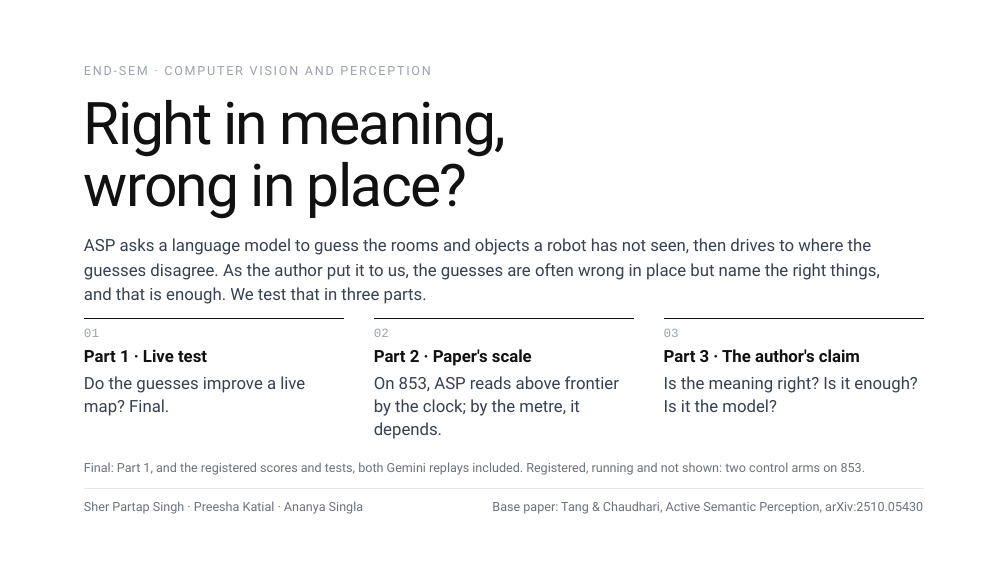
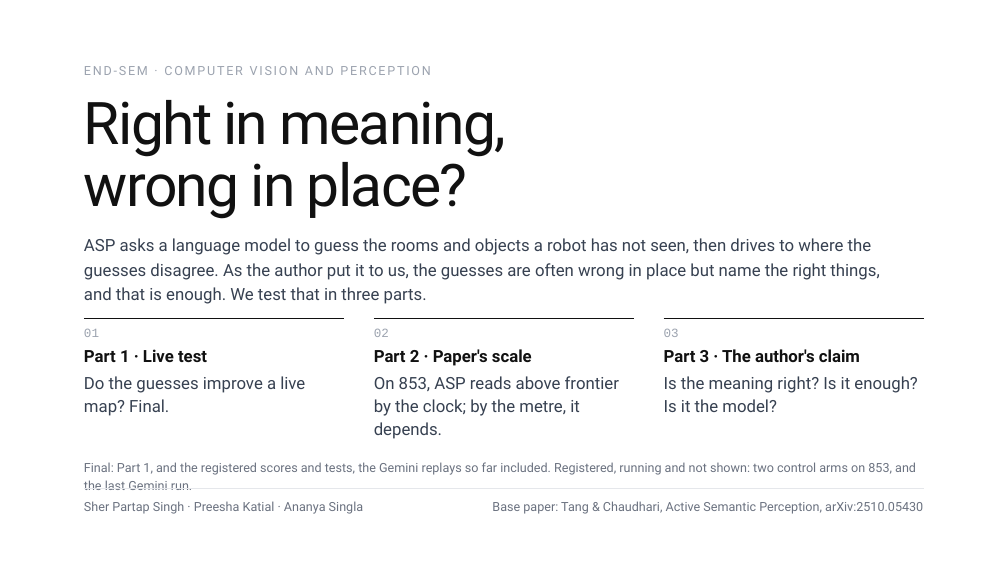
Before and after one commit to Sher110106/validity-aware-active-semantic-exploration, a slide deck: slide 1 of docs/endsem_2026-11/ASP_Endsem.pptx. Drawn at 1008x567 pixels with LibreOffice and Linux fonts; fonts in the diff are those of the drawing. Boxes give left, top, right and bottom in pixels: in the first picture for what was removed or moved away, otherwise in the second. Text is boxed around its words. In the diff, an @@ line names an element or a change of style, - is before the commit and + after.

```diff
--- a/docs/endsem_2026-11/ASP_Endsem.pptx
+++ b/docs/endsem_2026-11/ASP_Endsem.pptx
@@ text at (x1=84, y1=462, x2=916, y2=490): text changed @@
-Final: Part 1, and the registered scores and tests, both Gemini replays included. Registered, running and not shown: two control arms on 853.
+Final: Part 1, and the registered scores and tests, the Gemini replays so far included. Registered, running and not shown: two control arms on 853, and the last Gemini run.
```
Also in this commit, not shown: 27 other slides changed, 1 slide added, 8 other files.
